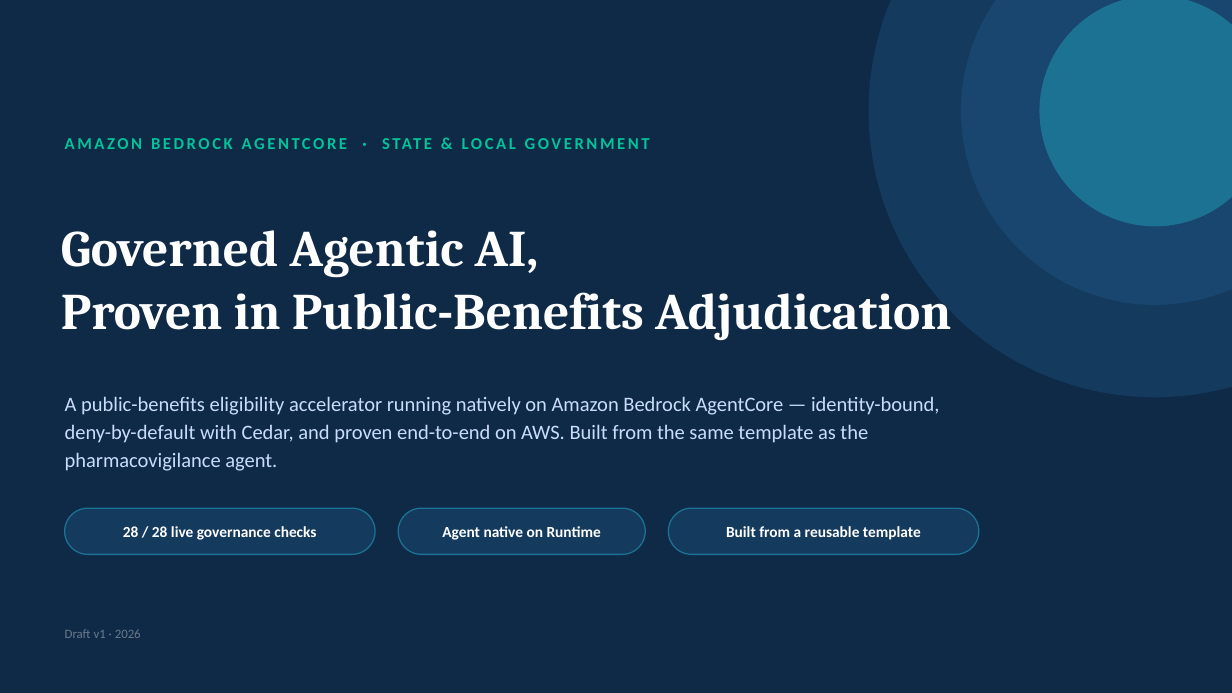
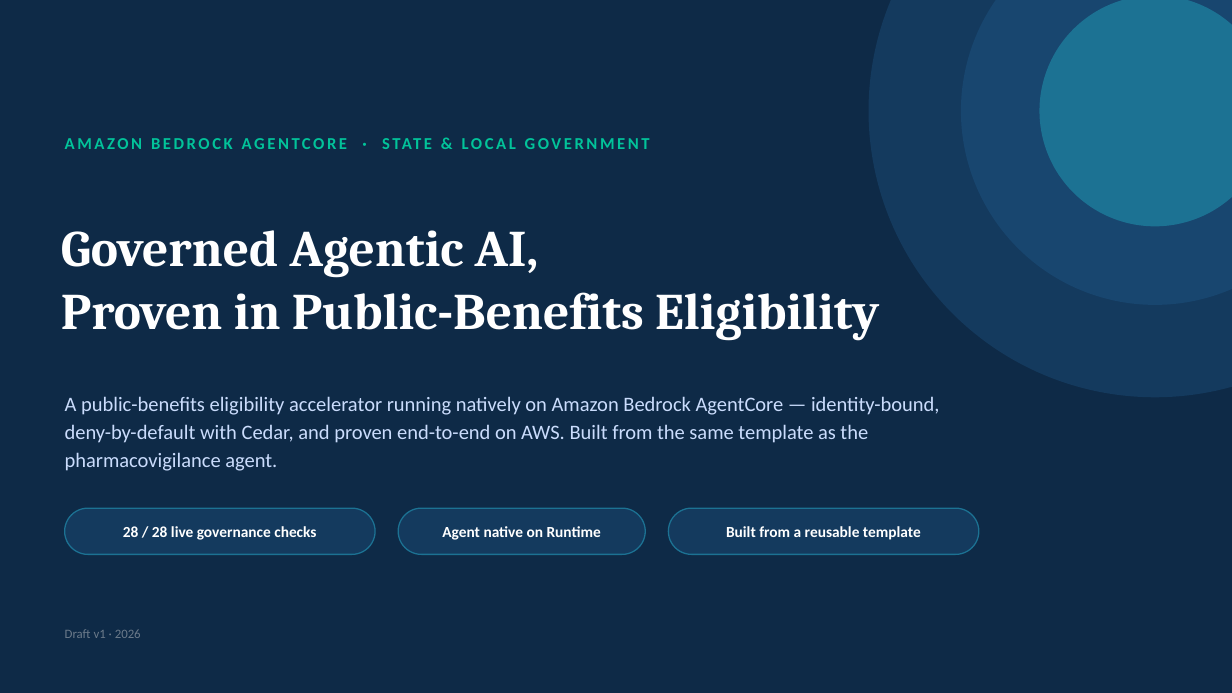
Before and after one commit to virtualryder/benefits_eligibility_agent, a slide deck: slide 1 of docs/Benefits-AgentCore-Leadership.pptx. Drawn at 1232x693 pixels with LibreOffice and Linux fonts; fonts in the diff are those of the drawing. Boxes give left, top, right and bottom in pixels: in the first picture for what was removed or moved away, otherwise in the second. Text is boxed around its words. In the diff, an @@ line names an element or a change of style, - is before the commit and + after.

Commit message:
docs: de-overclaim benefits leadership deck (remove 'adjudication' framing, match P0-10 repositioning) + README CI update
Cover + workflow-slide titles said 'Public-Benefits Adjudication' / 'adjudicating a SNAP application' — the agent-as-decider framing P0-10 removed from the other three decks. Retitled to neutral 'Public-Benefits Eligibility' / 'determining eligibility from a SNAP/Medicaid application'; the correct 'never self-adjudicates' framing stays. Regenerated the .pptx.

```diff
--- a/docs/Benefits-AgentCore-Leadership.pptx
+++ b/docs/Benefits-AgentCore-Leadership.pptx
@@ text at [61, 292, 879, 341]: text changed @@
-Proven in Public-Benefits Adjudication
+Proven in Public-Benefits Eligibility
```
Also in this commit, not shown: 1 other slide changed, 2 other files.
